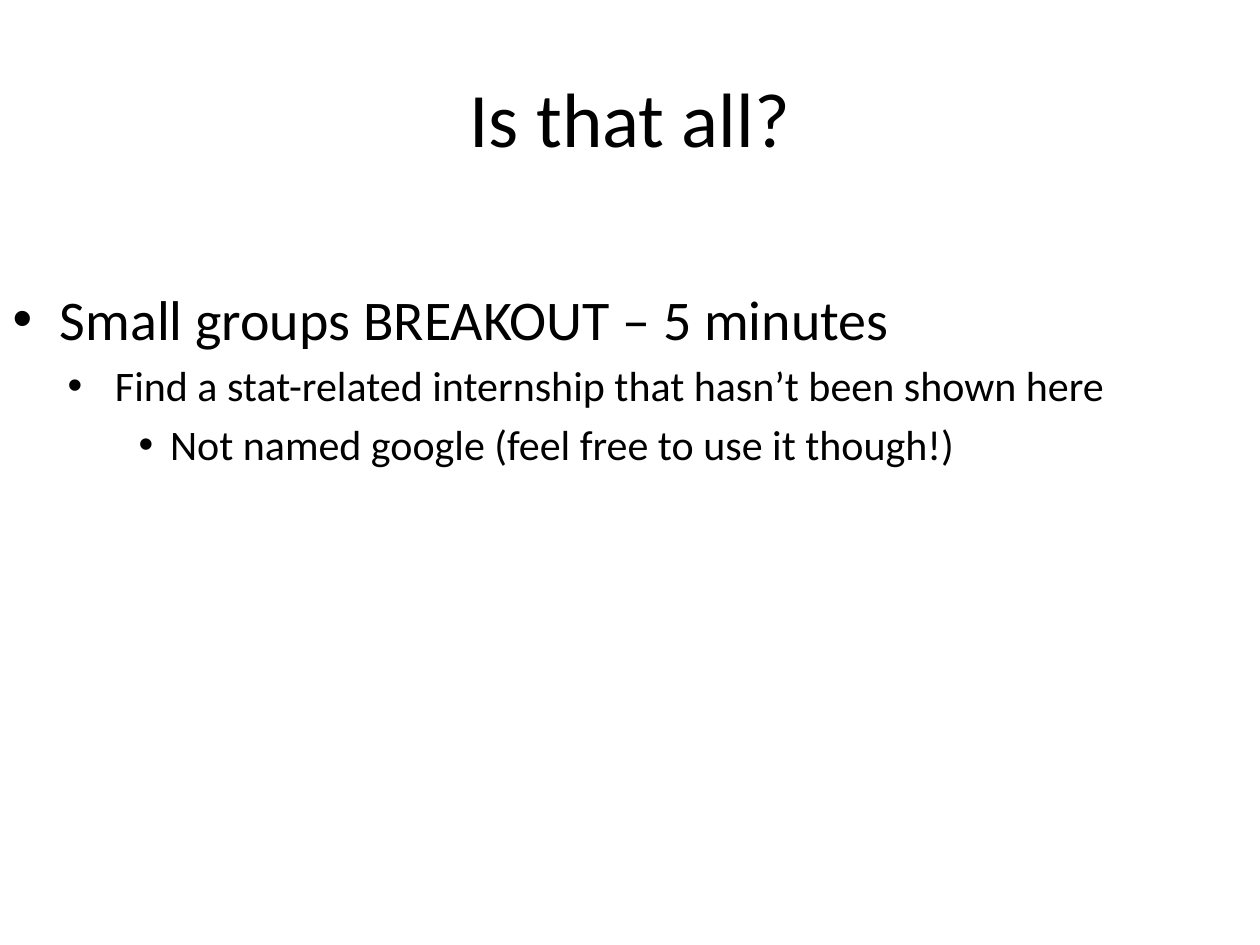
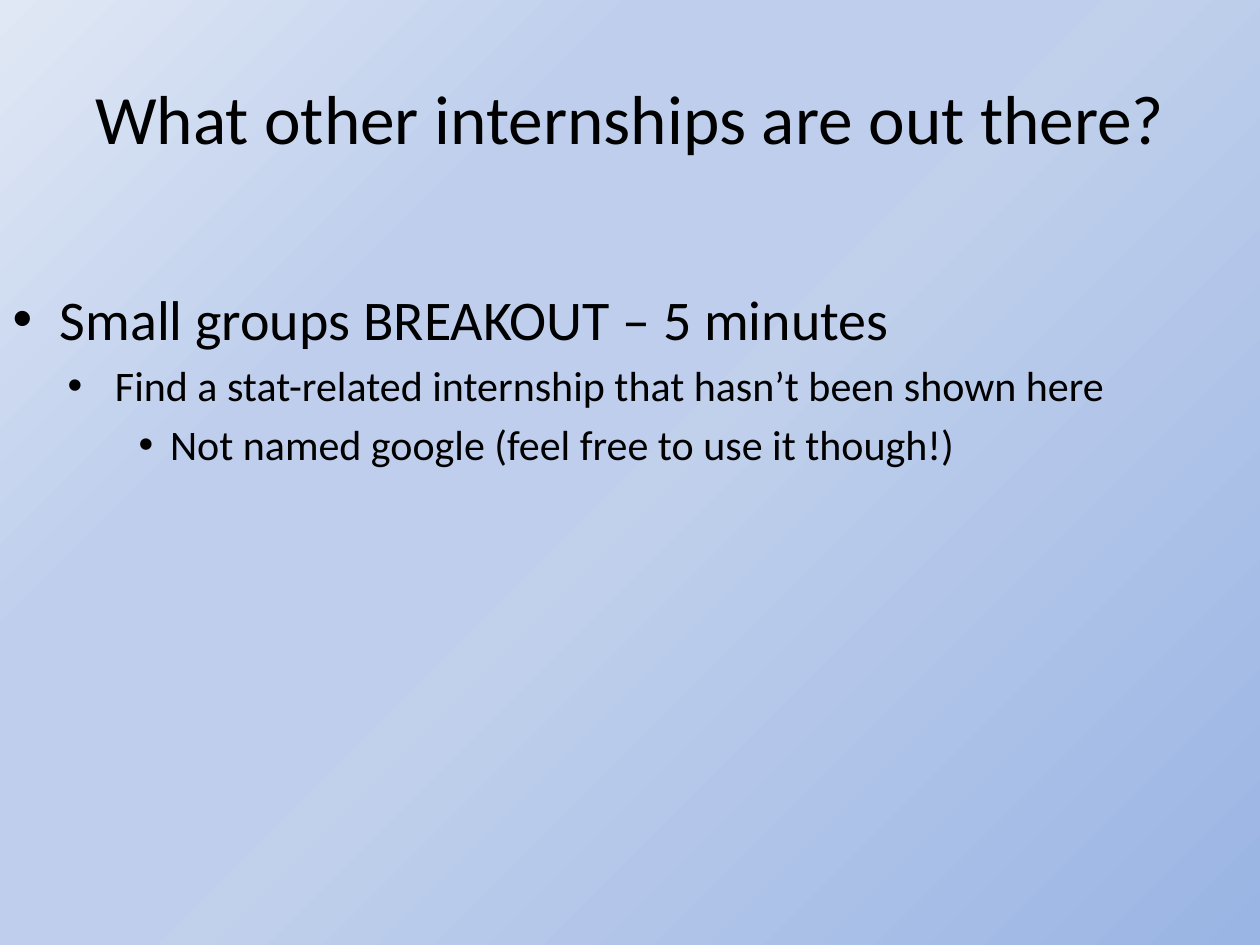
Before and after one commit to BarkleyBG/BSA_info, a slide deck: slide 18 of BSA Internship Workshop 2016 Slides.pptx (slide 15 before the commit). Drawn at 1260x945 pixels with LibreOffice and Linux fonts; fonts in the diff are those of the drawing. Boxes give left, top, right and bottom in pixels: in the first picture for what was removed or moved away, otherwise in the second. Text is boxed around its words. In the diff, an @@ line names an element or a change of style, - is before the commit and + after.

```diff
--- a/BSA Internship Workshop 2016 Slides.pptx
+++ b/BSA Internship Workshop 2016 Slides.pptx
@@ background #FFFFFF to gradient #9AB5E4 to #C2D1ED to #BECEEC to #E1E8F5 @@
@@ title at bbox=[95, 96, 1164, 156]: text changed; size 44 to 39.6 pt @@
-Is that all?
+What other internships are out there?
```
Also in this commit, not shown: 36 other slides changed, 4 slides added.
